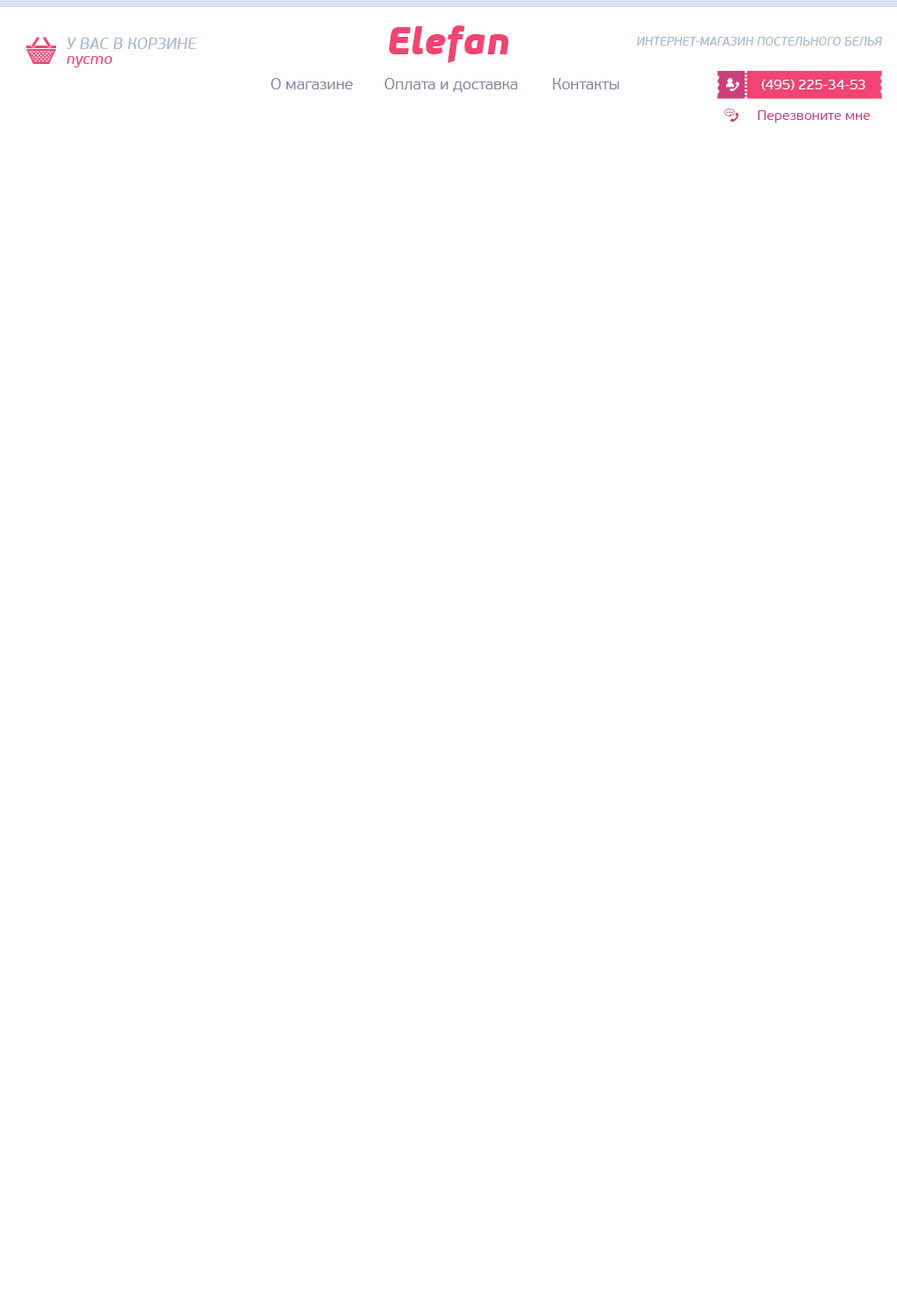
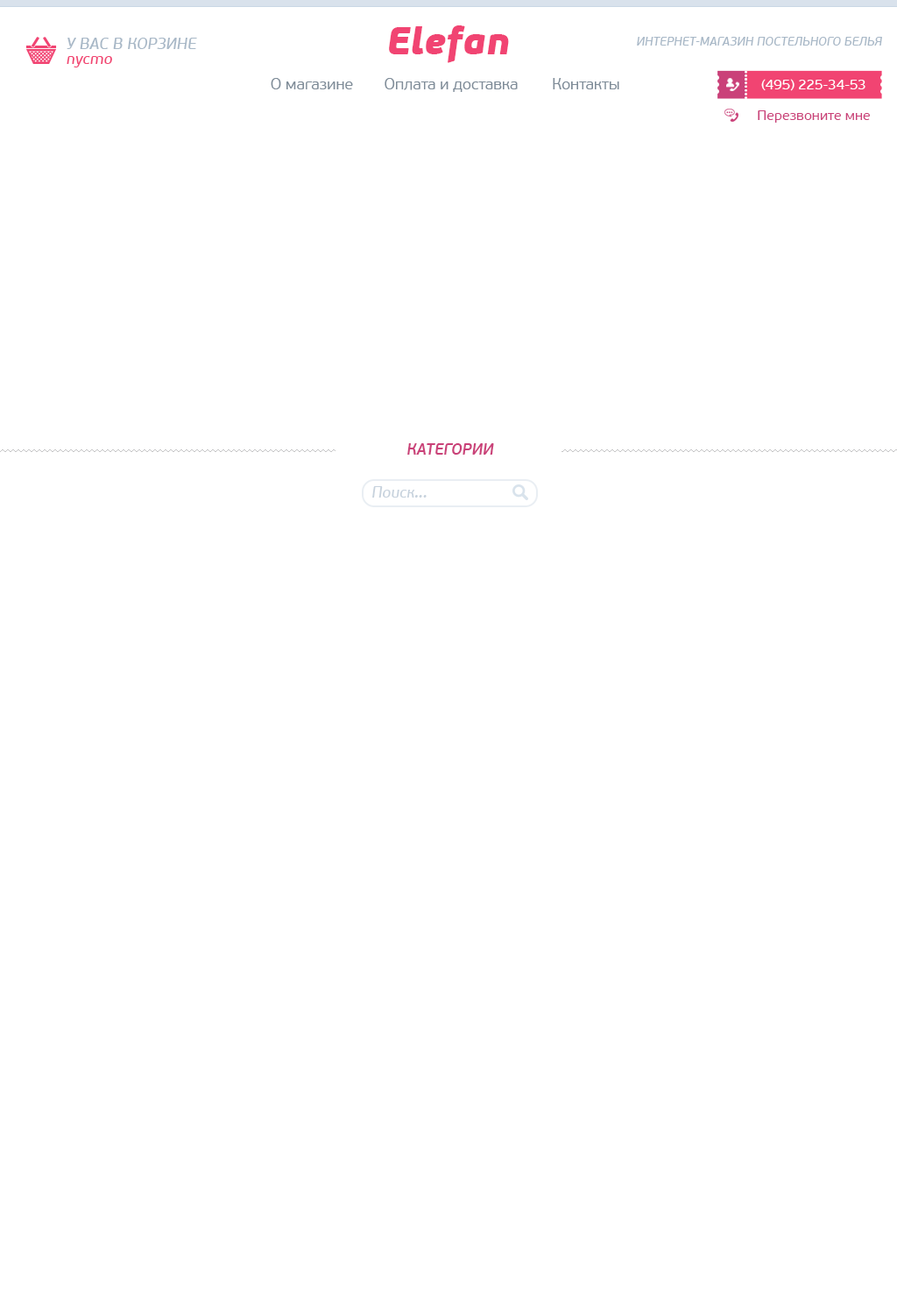
Layer changes from the first w=897, h=1314 image to the second:
added group "category" with 7 layers above "Background" over bbox(0, 443, 897, 506)
added group "search" with 3 layers in group "category" over bbox(363, 481, 537, 506)
added layer "Поиск..." in group "search" over bbox(372, 486, 427, 498)
added layer "Magnifying Glass Icon" in group "search" over bbox(512, 484, 529, 501)
added layer "Rounded Rectangle 1" in group "search" over bbox(363, 481, 537, 506)
added layer "Категории" in group "category" over bbox(407, 443, 495, 455)
added layer "Rectangle 2" in group "category" over bbox(407, 443, 495, 455)
added layer "border" in group "category" over bbox(0, 449, 897, 453)
